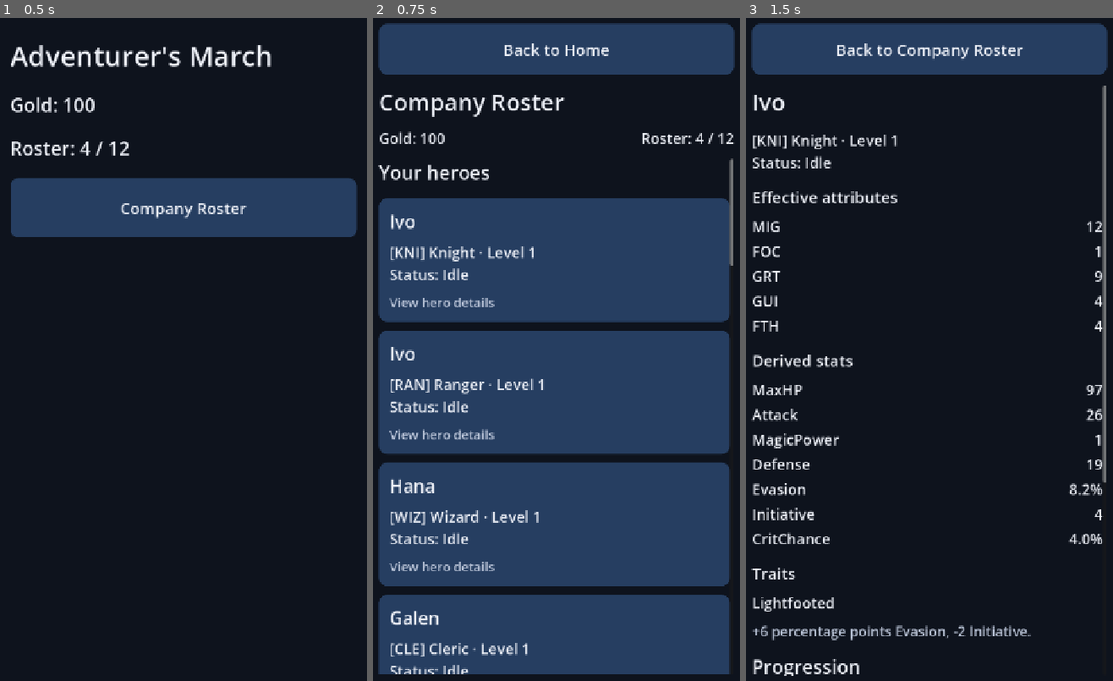
Above: before the commit, frames 1-3 (left to right).
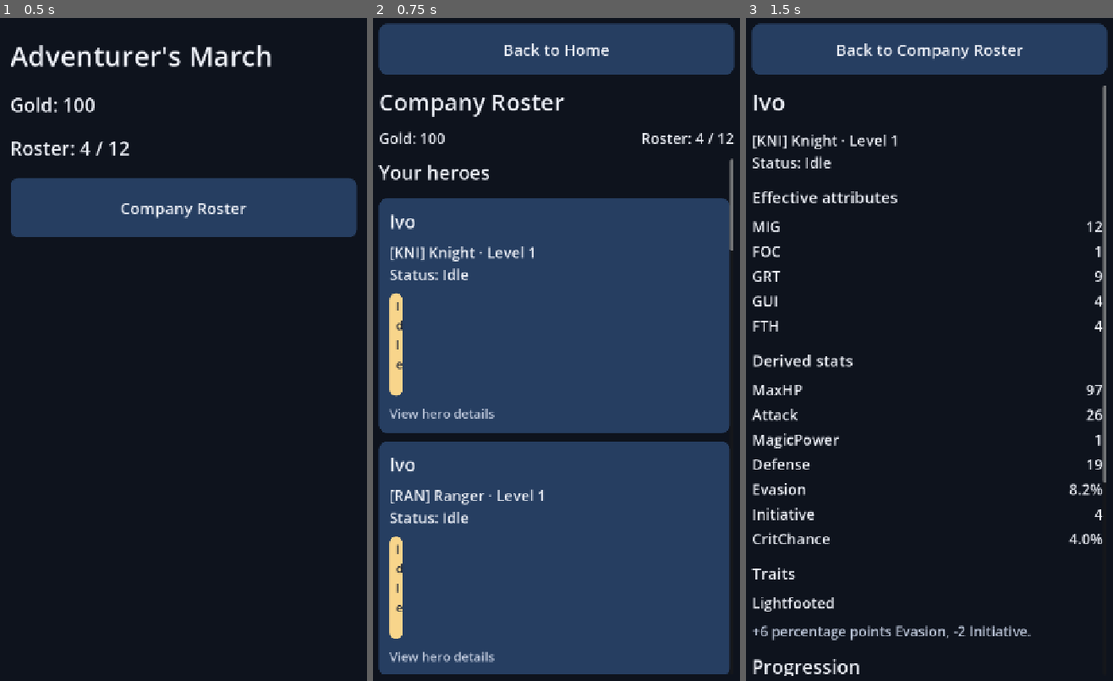
Above: after the commit, the same moments.

Repository: pompomon/godot-apk
Game: Godot game, scene res://main.tscn
Two runs of this game, one before a commit and one after it. Both use one fixed random seed, a clock stepped at 60 frames per second and the inputs below.
Inputs (mouse positions are in pixels of both pictures, inside the frame that each line leads up to; where the layout moved, square brackets give the same spot in the first picture):
- Up to frame 1 (0.5 s): no input
- Up to frame 2 (0.75 s): click "Company Roster" at 0.5 s
- Up to frame 3 (1.5 s): click (925, 316) [925, 263] at 1.25 s

Frame 1 is identical in both runs. In frame 2, 9.1% of the frame differs, in the area x 1-99%, y 34-99%; in frame 3, nothing differs.

Commit message:
Add styled hero status badges
Co-authored-by: pompomon <2802155+pompomon@users.noreply.github.com>

Diff:
--- a/scenes/ui/hero_ui.gd
+++ b/scenes/ui/hero_ui.gd
@@ -94,6 +94,20 @@
 	]
 
 
+static func status_badge(hero: HeroData) -> Label:
+	var badge := label(status_name(hero), 24)
+	badge.name = "StatusBadge"
+	badge.size_flags_horizontal = Control.SIZE_SHRINK_BEGIN
+	badge.add_theme_color_override("font_color", Color("#182235"))
+	var background := _box(NOTICE_COLOR)
+	background.content_margin_left = 12
+	background.content_margin_right = 12
+	background.content_margin_top = 6
+	background.content_margin_bottom = 6
+	badge.add_theme_stylebox_override("normal", background)
+	return badge
+
+
 static func hero_row(hero: HeroData, open_detail: Callable) -> Button:
 	var row := button("")
 	row.set_meta("hero_id", hero.hero_id)
@@ -113,6 +127,7 @@
 	var summary := label(hero_summary(hero))
 	summary.name = "HeroSummary"
 	content.add_child(summary)
+	content.add_child(status_badge(hero))
 	var detail_hint := label("View hero details", 24)
 	detail_hint.add_theme_color_override("font_color", MUTED_COLOR)
 	content.add_child(detail_hint)
--- a/tests/test_roster_ui.gd
+++ b/tests/test_roster_ui.gd
@@ -68,6 +68,9 @@
 		assert_string_contains(_labels(row), hero.hero_name)
 		assert_string_contains(_labels(row), hero.hero_class.display_name)
 		assert_string_contains(_labels(row), "Idle")
+		var status_badge := row.get_node("MarginContainer/VBoxContainer/StatusBadge") as Label
+		assert_eq(status_badge.text, "Idle")
+		assert_true(status_badge.has_theme_stylebox_override("normal"))
 		assert_gte(row.custom_minimum_size.y, 96.0)
 	roster_list.get_child(2).pressed.emit()
 	await get_tree().process_frame
